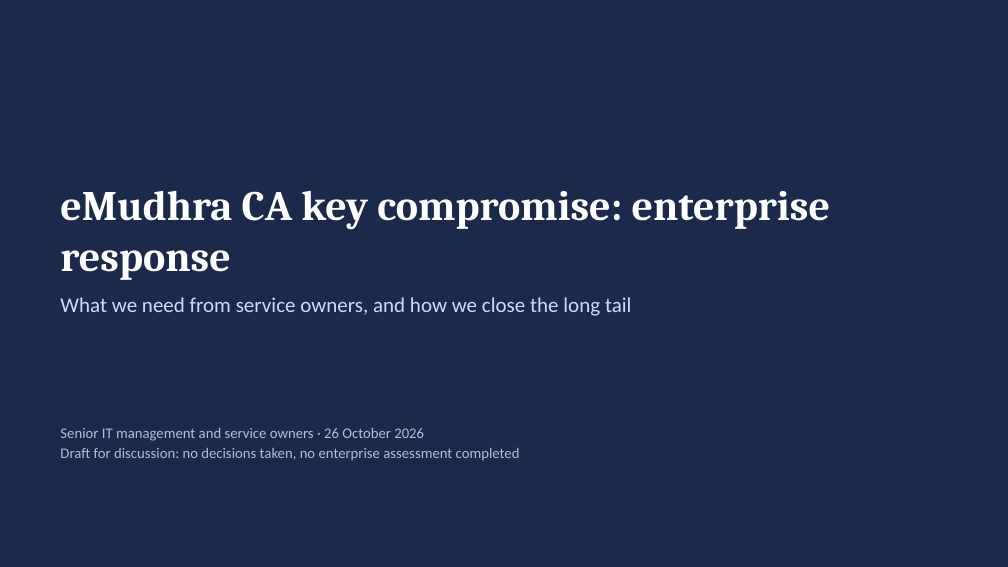
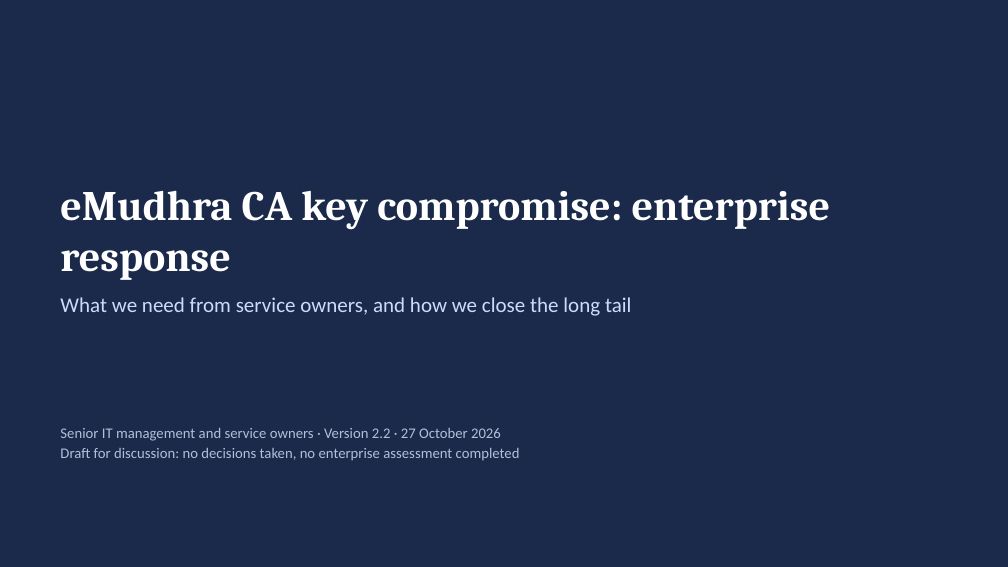
Before and after one commit to jfang88/eMudhraResponse, a slide deck: slide 1 of eMudhra-response-briefing.pptx. Drawn at 1008x567 pixels with LibreOffice and Linux fonts; fonts in the diff are those of the drawing. Boxes give left, top, right and bottom in pixels: in the first picture for what was removed or moved away, otherwise in the second. Text is boxed around its words. In the diff, an @@ line names an element or a change of style, - is before the commit and + after.

```diff
--- a/eMudhra-response-briefing.pptx
+++ b/eMudhra-response-briefing.pptx
@@ text at (60,428,501,441): text changed @@
-Senior IT management and service owners · 26 October 2026
+Senior IT management and service owners · Version 2.2 · 27 October 2026
```
Also in this commit, not shown: 15 other slides changed, 13 other files.
